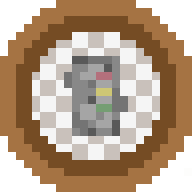
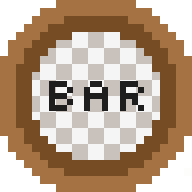
Before/after of a 192 x 192 layered artwork. What changed in the layer stack:
added layer "BAR" above "Layer 4" over [49, 81, 144, 111]
hid "Layer 4" over [64, 56, 128, 136]
